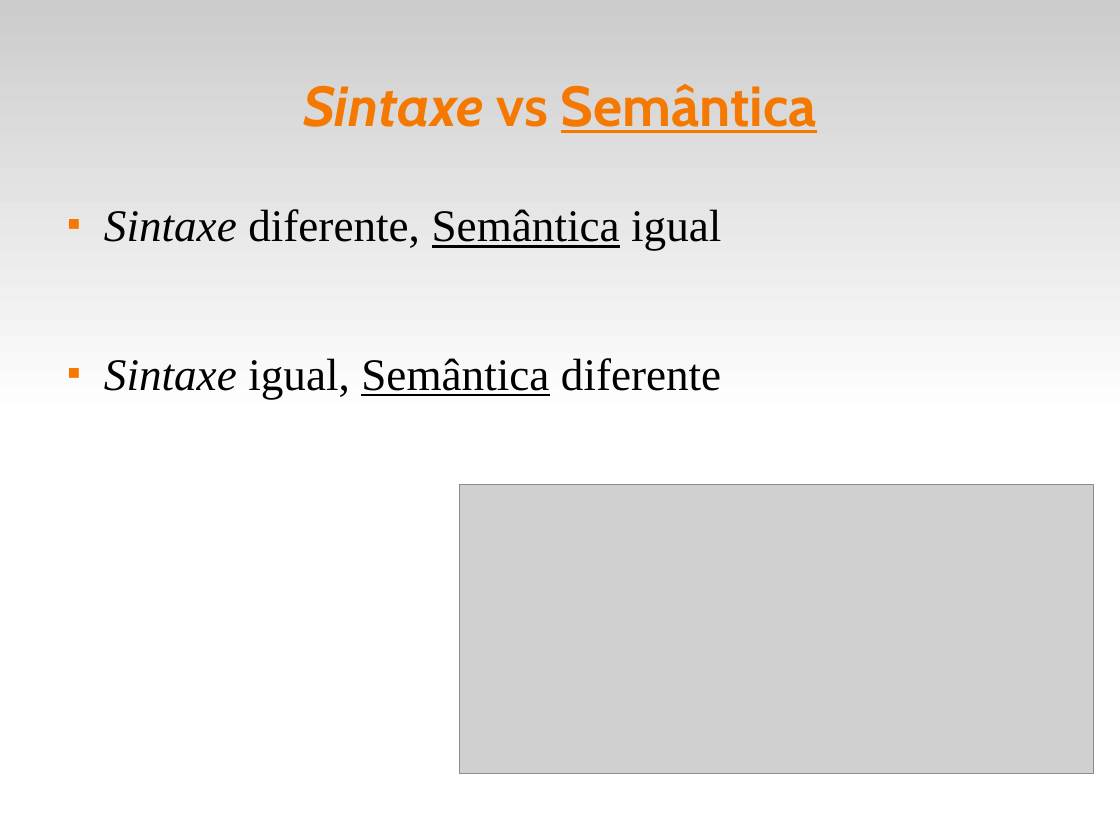
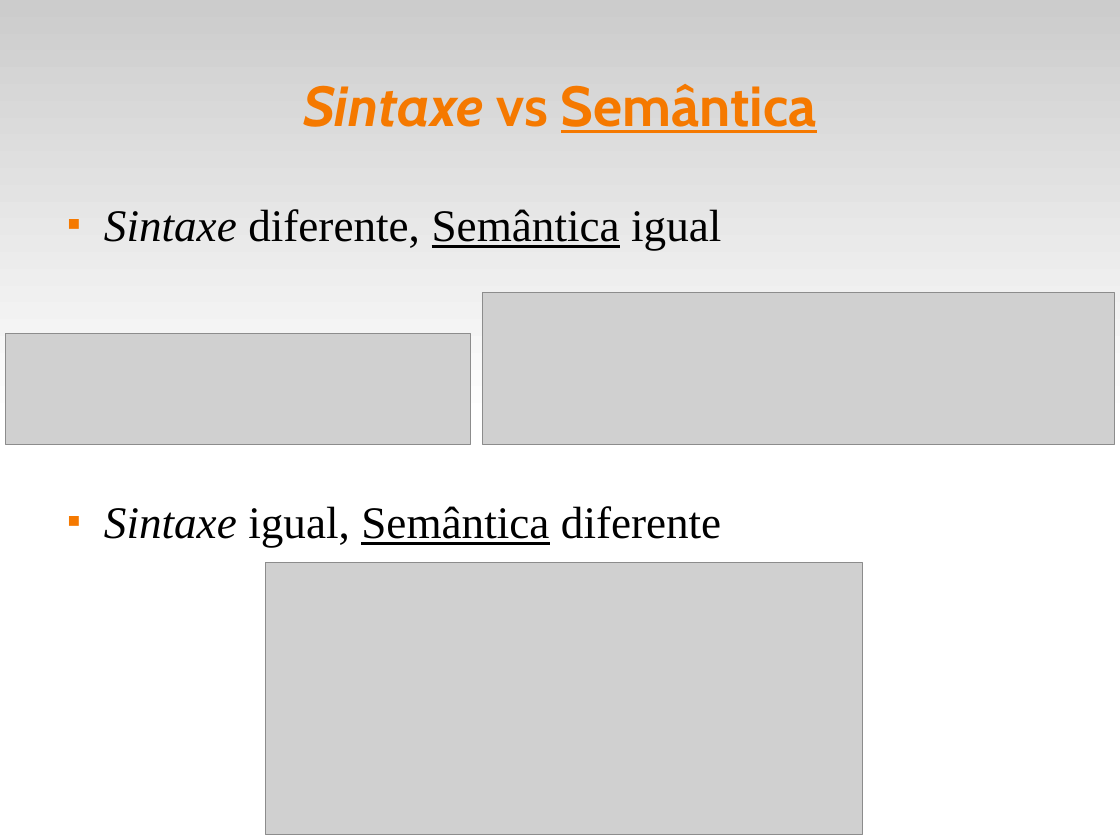
Before and after one commit to fsantanna-uerj/EDL, a slide deck: slide 7 of edl.odp. Drawn at 1120x840 pixels with LibreOffice and Linux fonts; fonts in the diff are those of the drawing; grey boxes stand for pictures. Boxes give left, top, right and bottom in pixels: in the first picture for what was removed or moved away, otherwise in the second. Text is boxed around its words. In the diff, an @@ line names an element or a change of style, - is before the commit and + after.

```diff
--- a/edl.odp
+++ b/edl.odp
@@ text "Sintaxe diferente, Semântica igual" rewrapped from (104, 209, 721, 399) to (104, 209, 721, 547) @@
@@ picture added at (483, 293, 1115, 444) @@
@@ picture added at (6, 333, 472, 444) @@
@@ picture: place and size @@
-picture at (459, 485, 1094, 773)
+picture at (265, 563, 862, 835)
```
Also in this commit, not shown: 1 other slide changed, 2 slides added, 1 slide removed, 10 other files.
